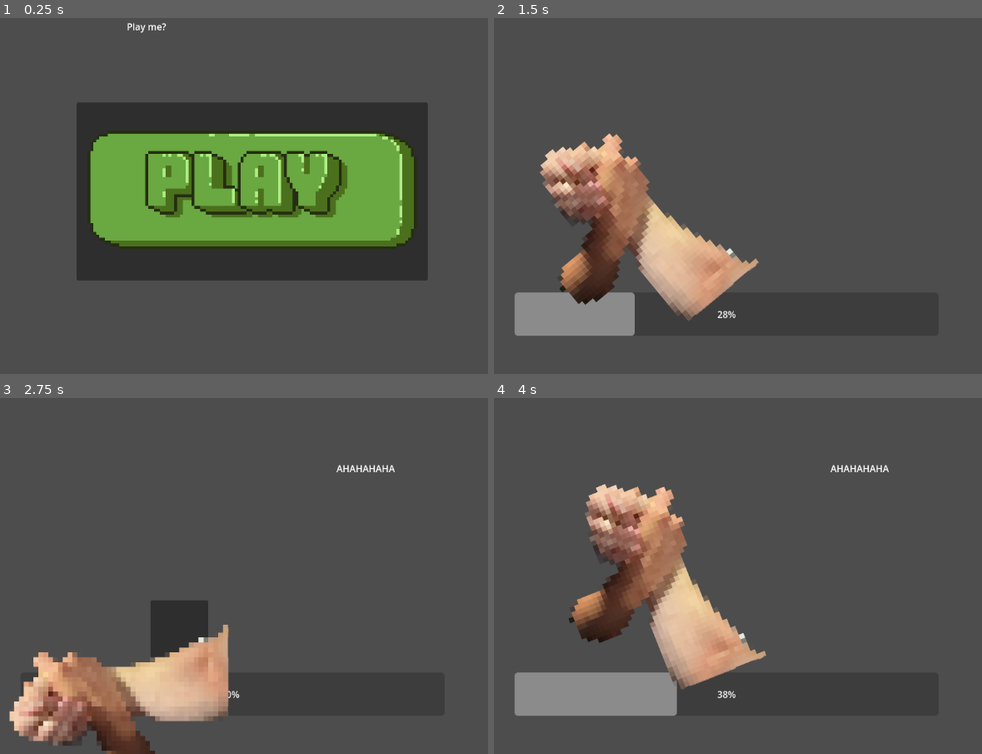
Above: before the commit, frames 1-4 (two rows, left to right).
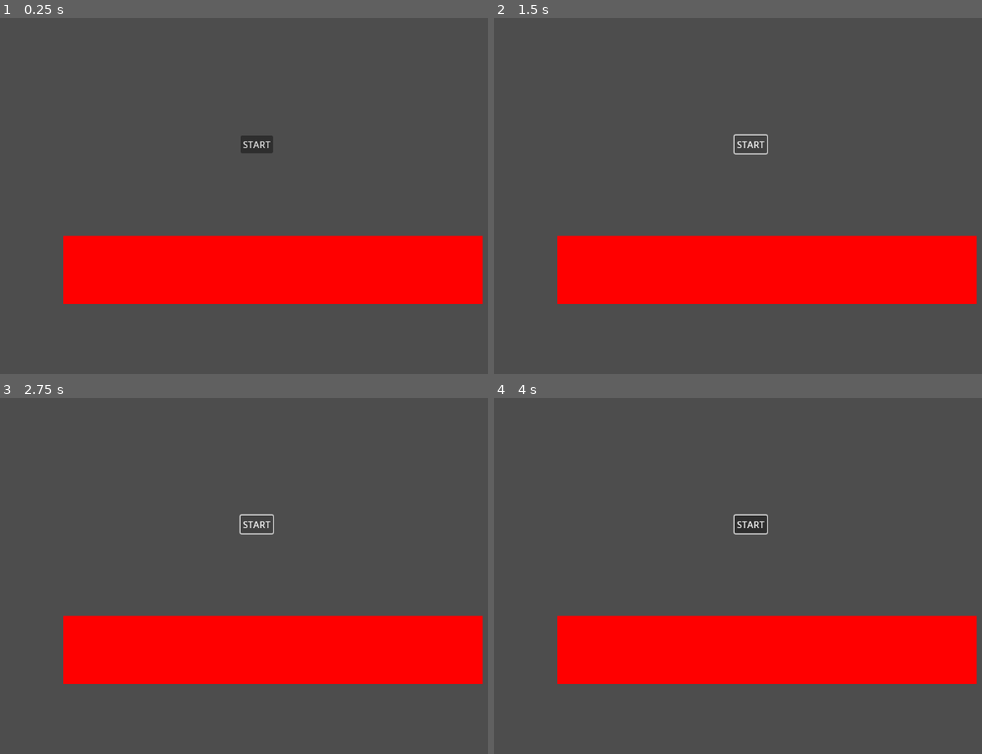
Above: after the commit, the same moments.

Repository: jonagull/bob-games
Game: Godot game, scene res://scenes/gunfight/gunfight.tscn
Same seed, same stepped clock (60 frames per second), same inputs: the game is played once before the commit and once after it. Before the commit the project starts from res://game.tscn.
Inputs (mouse positions are in pixels of both pictures, inside the frame that each line leads up to):
- Up to frame 1 (0.25 s): no input
- Up to frame 2 (1.5 s): click (747, 192) at 0.52 s; click (752, 142) at 1.25 s, where only the run after the commit has a clickable "START"
- Up to frame 3 (2.75 s): click (258, 522) at 2 s, where only the run after the commit has a clickable "START"
- Up to frame 4 (4 s): click (674, 629) at 2.77 s; click (747, 572) at 3.52 s

The runs differ from the first frame. In frame 1, 43% of the frame differs, in the area x 12-99%, y 1-81%; in frame 2, 24%; in frame 3, 24%; in frame 4, 27%.

Commit message:
added menu, started gun game

Diff:
--- a/project.godot
+++ b/project.godot
@@ -11,9 +11,9 @@
 [application]
 
 config/name="armbar"
-run/main_scene="res://game.tscn"
+run/main_scene="res://scenes/gunfight/gunfight.tscn"
 config/features=PackedStringArray("4.3", "Forward Plus")
-config/icon="res://icon.svg"
+config/icon="res://scenes/armbar/icon.svg"
 
 [editor_plugins]
 
--- a/game.tscn
+++ b/scenes/armbar/armbar.tscn
@@ -1,19 +1,19 @@
 [gd_scene load_steps=5 format=3 uid="uid://djj47essd72y7"]
 
-[ext_resource type="Script" path="res://game.gd" id="1_otmi0"]
-[ext_resource type="Texture2D" uid="uid://kvy6i7xax2pq" path="res://background_dystopian.webp" id="2_qw7b5"]
-[ext_resource type="Texture2D" uid="uid://77sqh2ep766j" path="res://pxArt.png" id="3_vmhta"]
-[ext_resource type="Texture2D" uid="uid://5iwcd4x5ii21" path="res://playbutton.png" id="4_8rg2y"]
+[ext_resource type="Script" path="res://scenes/armbar/armbar.gd" id="1_1p6kb"]
+[ext_resource type="Texture2D" uid="uid://kvy6i7xax2pq" path="res://scenes/armbar/background_dystopian.webp" id="2_mtlox"]
+[ext_resource type="Texture2D" uid="uid://77sqh2ep766j" path="res://scenes/armbar/pxArt.png" id="3_td4aa"]
+[ext_resource type="Texture2D" uid="uid://5iwcd4x5ii21" path="res://scenes/armbar/playbutton.png" id="4_2knxt"]
 
-[node name="Game" type="Node2D"]
+[node name="Armbar" type="Node2D"]
 position = Vector2(354, 197)
-script = ExtResource("1_otmi0")
+script = ExtResource("1_1p6kb")
 
 [node name="BackgroundDystopian" type="Sprite2D" parent="."]
 visible = false
 position = Vector2(208, 179)
 scale = Vector2(0.562381, 0.542857)
-texture = ExtResource("2_qw7b5")
+texture = ExtResource("2_mtlox")
 
 [node name="ZombieArm" type="ColorRect" parent="."]
 visible = false
@@ -40,15 +40,16 @@
 [node name="ZombieArm2" type="Sprite2D" parent="."]
 position = Vector2(178, 310)
 scale = Vector2(0.58, 0.58)
-texture = ExtResource("3_vmhta")
+texture = ExtResource("3_td4aa")
 offset = Vector2(-110.79, -323.285)
+flip_h = true
 
 [node name="StartButton" type="Button" parent="."]
 offset_left = -83.0
 offset_top = -19.0
 offset_right = 525.0
 offset_bottom = 289.0
-icon = ExtResource("4_8rg2y")
+icon = ExtResource("4_2knxt")
 metadata/_edit_use_anchors_ = true
 
 [node name="StartLabel" type="Label" parent="."]
--- /dev/null
+++ b/scenes/gunfight/gunfight.gd
@@ -0,0 +1,30 @@
+extends Node2D
+
+var is_ready = false
+var cube_timer = 0.0
+@onready var ready_button = $ReadyButton
+@onready var cube = $Cube  # Still used for visual feedback
+
+func _ready():
+	ready_button.connect("pressed", Callable(self, "_on_ready_button_pressed"))
+	cube.modulate = Color(1, 0, 0)  # Start with red
+
+func _process(delta):
+	if is_ready:
+		cube_timer -= delta
+		if cube_timer <= 0:
+			cube.modulate = Color(0, 1, 0)  # Change cube to green when ready
+			#is_ready = false
+
+func _input(event):
+	if is_ready and event is InputEventMouseButton and event.pressed:
+		print("øklasjdfløkajsd")
+		# Check if the cube is green
+		if cube.modulate == Color(0, 1, 0):
+			print("You pressed in time!")
+		else:
+			print("You pressed too early!")
+
+func _on_ready_button_pressed():
+	is_ready = true
+	cube_timer = randf_range(1.0, 3.0)  # Randomize when the cube will turn green
--- /dev/null
+++ b/scenes/gunfight/gunfight.tscn
@@ -0,0 +1,21 @@
+[gd_scene load_steps=2 format=3 uid="uid://d08idc7mq0vwc"]
+
+[ext_resource type="Script" path="res://scenes/gunfight/gunfight.gd" id="1_fqr60"]
+
+[node name="Gunfight" type="Node2D"]
+script = ExtResource("1_fqr60")
+
+[node name="ReadyButton" type="Button" parent="."]
+offset_left = 555.0
+offset_top = 235.0
+offset_right = 611.0
+offset_bottom = 266.0
+text = "START
+"
+
+[node name="Cube" type="ColorRect" parent="."]
+offset_left = 248.0
+offset_top = 409.0
+offset_right = 288.0
+offset_bottom = 449.0
+scale = Vector2(18.1592, 2.94762)
--- /dev/null
+++ b/scenes/mainMenu.gd
@@ -0,0 +1,15 @@
+extends Control
+
+func _ready():
+	$Game1Button.connect("pressed", Callable(self, "_on_game1_button_pressed"))
+	$Game2Button.connect("pressed", Callable(self, "_on_game2_button_pressed"))
+	$QuitButton.connect("pressed", Callable(self, "_on_quit_button_pressed"))
+
+func _on_game1_button_pressed():
+	get_tree().change_scene_to_file("res://scenes/armbar/armbar.tscn")
+
+func _on_game2_button_pressed():
+	get_tree().change_scene_to_file("res://scenes/gunfight/gunfight.tscn")
+
+func _on_quit_button_pressed():
+	get_tree().quit()
--- /dev/null
+++ b/scenes/mainMenu.tscn
@@ -0,0 +1,40 @@
+[gd_scene load_steps=2 format=3 uid="uid://c0xdjscg5k6hu"]
+
+[ext_resource type="Script" path="res://scenes/mainMenu.gd" id="1_phlsg"]
+
+[node name="MainMenu" type="Node2D"]
+
+[node name="Control" type="Control" parent="."]
+layout_mode = 3
+anchors_preset = 0
+offset_right = 40.0
+offset_bottom = 40.0
+
+[node name="Label" type="Label" parent="Control"]
+layout_mode = 0
+offset_left = 536.0
+offset_top = 123.0
+offset_right = 680.0
+offset_bottom = 146.0
+text = "Choose something"
+
+[node name="VBoxContainer" type="VBoxContainer" parent="Control"]
+layout_mode = 0
+offset_left = 424.0
+offset_top = 210.0
+offset_right = 591.073
+offset_bottom = 312.65
+scale = Vector2(2.26, 2.26)
+script = ExtResource("1_phlsg")
+
+[node name="Game1Button" type="Button" parent="Control/VBoxContainer"]
+layout_mode = 2
+text = "Play armbar game"
+
+[node name="Game2Button" type="Button" parent="Control/VBoxContainer"]
+layout_mode = 2
+text = "Play Armbar"
+
+[node name="QuitButton" type="Button" parent="Control/VBoxContainer"]
+layout_mode = 2
+text = "Quit"
Renamed: game.gd -> scenes/armbar/armbar.gd
Renamed: background_dystopian.webp -> scenes/armbar/background_dystopian.webp
Not shown, changed: scenes/armbar/background_dystopian.webp.import
Renamed: icon.svg -> scenes/armbar/icon.svg
Not shown, changed: scenes/armbar/icon.svg.import
Renamed: playbutton.png -> scenes/armbar/playbutton.png
Not shown, changed: scenes/armbar/playbutton.png.import
Renamed: pxArt.png -> scenes/armbar/pxArt.png
Not shown, changed: scenes/armbar/pxArt.png.import
Renamed: zombarm.png -> scenes/armbar/zombarm.png
Not shown, changed: scenes/armbar/zombarm.png.import
